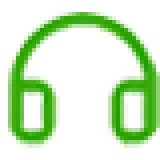
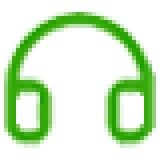
Revision of a layered 160 × 160 image; what changed, layer by layer:
painted on "图层 3" over [4, 12, 160, 148]
